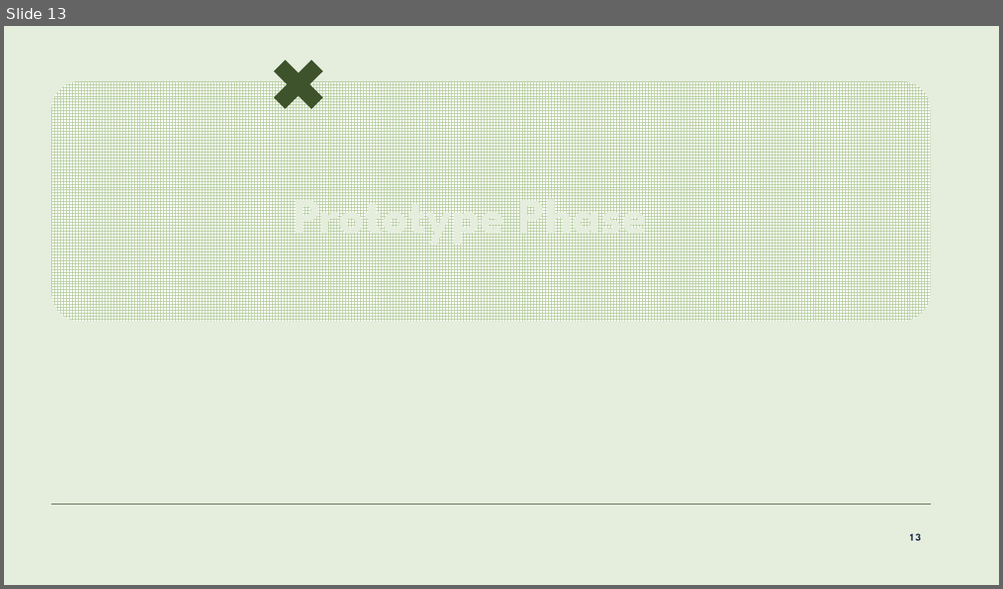
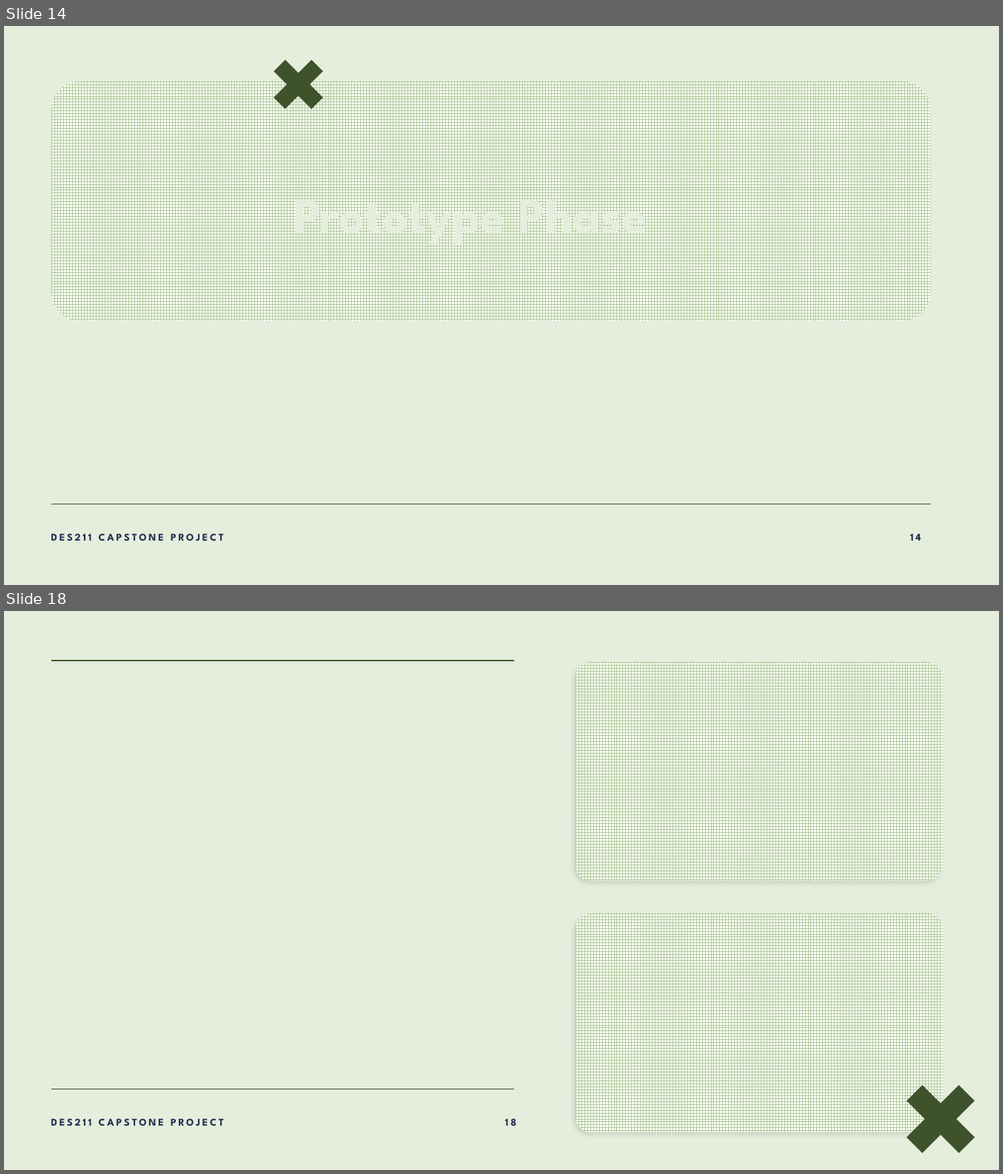
Before and after one commit to lalitm1004/DES211-CCD, a slide deck: presentation.pptx. Shown one above the other, each under a label of ours: slide 13 before the commit, slides 14 and 18 after it; the slides between them are not shown. The pictures are 1003x589 and 1003x1174 pixels, drawn with LibreOffice and Linux fonts; fonts in the diff are those of the drawing; background and template pictures are left out. Boxes give left, top, right and bottom in pixels: in the first picture for what was removed or moved away, otherwise in the second. Text is boxed around its words. In the diff, an @@ line names an element or a change of style, - is before the commit and + after.

```diff
--- a/presentation.pptx
+++ b/presentation.pptx
@@ slide 18 added at [4, 611, 999, 1170], background #E5EDDD @@
@@ line added from (52, 661) to (514, 661), #435F30 1 pt @@
@@ rounded rectangle added at [575, 662, 942, 881], fill pattern #B0CA98 on #FFFFFF @@
@@ rounded rectangle added at [575, 914, 942, 1133], fill pattern #B0CA98 on #FFFFFF @@
@@ plus added at [888, 1068, 992, 1170], fill #3E532A @@
@@ line added from (52, 1090) to (514, 1090), #3E532A 1 pt @@
@@ text added at [51, 1119, 224, 1126], 10 pt, text #222F51, bold @@
+DES211 CAPSTONE PROJECT
@@ page number added at [505, 1119, 516, 1126], 10 pt, text #222F51, bold @@
+18
@@ what was slide 13 is now slide 14 @@
@@ slide 14 changed as well @@
@@ text added at [51, 534, 224, 541], 10 pt, text #222F51, bold @@
+DES211 CAPSTONE PROJECT
@@ page number at [910, 534, 921, 541]: text changed @@
-13
+14
```
Also in this commit, not shown: 6 other slides changed, 9 other slides added, 9 slides removed.
